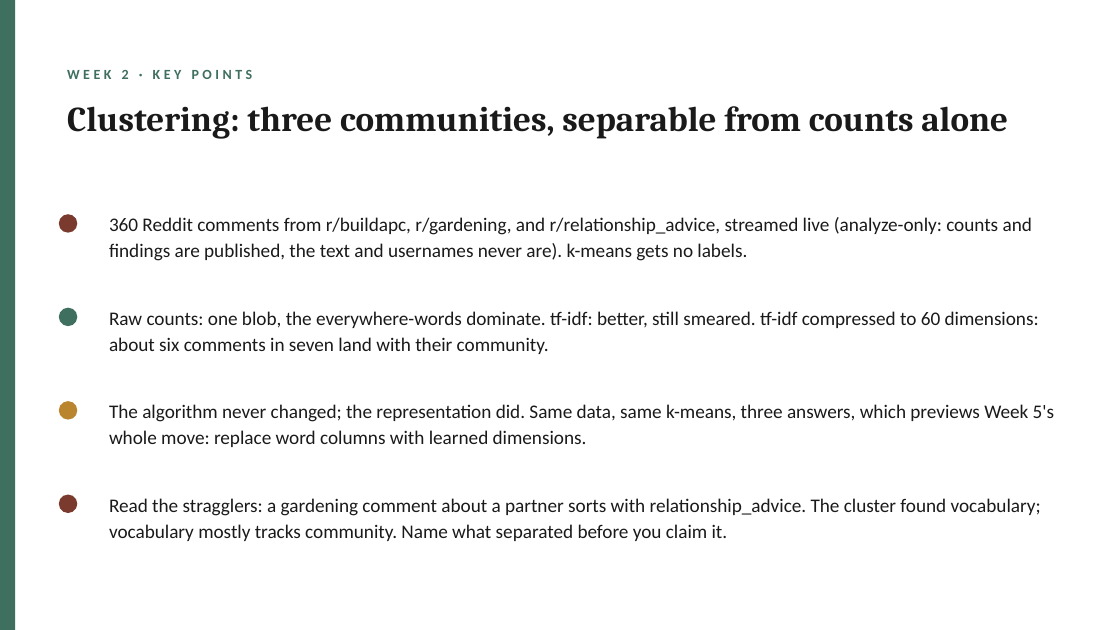
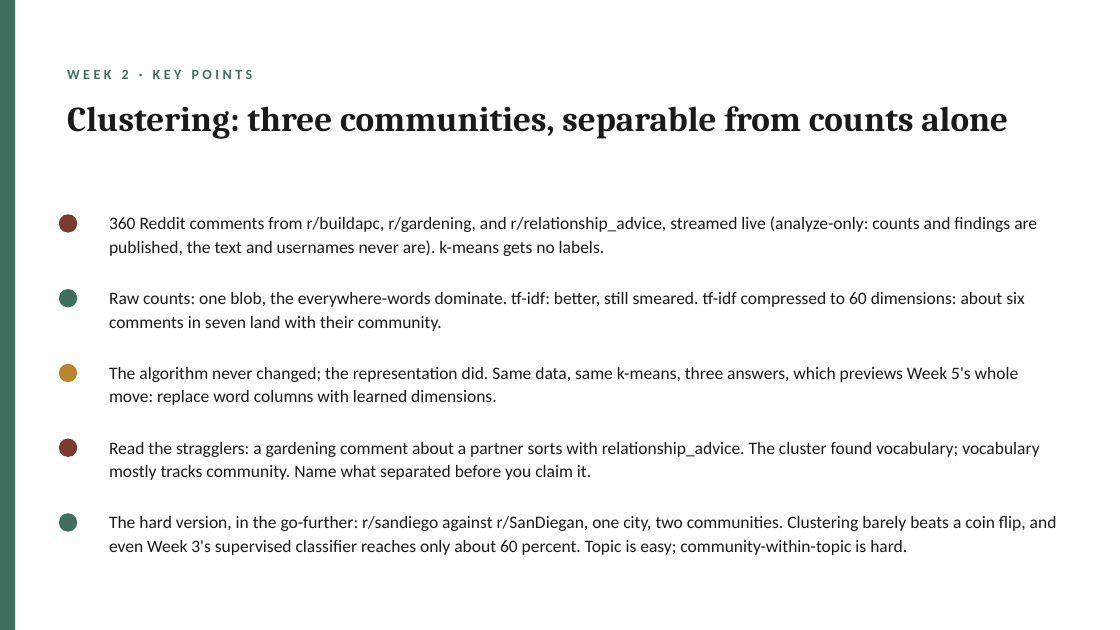
Before and after one commit to lucianli123/culture-as-data-2026, a slide deck: slide 8 of slides/pptx/week-02.pptx. Drawn at 1120x630 pixels with LibreOffice and Linux fonts; fonts in the diff are those of the drawing. Boxes give left, top, right and bottom in pixels: in the first picture for what was removed or moved away, otherwise in the second. Text is boxed around its words. In the diff, an @@ line names an element or a change of style, - is before the commit and + after.

Commit message:
r/sandiego vs r/SanDiegan: Week 3 classifier default pair (Arctic Shift loader, 3-tier fallback); Week 2 hard-version clustering go-further

```diff
--- a/slides/pptx/week-02.pptx
+++ b/slides/pptx/week-02.pptx
@@ ellipse: place and size @@
-ellipse at <box>59,308,77,326</box>
+ellipse at <box>59,289,77,308</box>
@@ text "Raw counts: one blob, the ...": place and size @@
-text "Raw counts: one blob, the ..." at <box>109,311,1039,354</box>
+text "Raw counts: one blob, the ..." at <box>109,292,1024,331</box>
@@ text "The algorithm never changed; the ...": place and size @@
-text "The algorithm never changed; the ..." at <box>109,404,1054,447</box>
+text "The algorithm never changed; the ..." at <box>109,367,1019,405</box>
@@ ellipse: place and size @@
-ellipse at <box>59,402,77,420</box>
+ellipse at <box>59,364,77,382</box>
@@ ellipse: place and size @@
-ellipse at <box>59,495,77,513</box>
+ellipse at <box>59,439,77,457</box>
@@ size 16.5 to 15 pt in 4 elements at <box>109,216,1037,256</box>, <box>109,292,1024,331</box>, <box>109,367,1019,405</box>, <box>109,442,1039,480</box> @@
@@ text "Read the stragglers: a gardening ...": place and size @@
-text "Read the stragglers: a gardening ..." at <box>109,498,1041,541</box>
+text "Read the stragglers: a gardening ..." at <box>109,442,1039,480</box>
@@ ellipse added at <box>59,513,77,532</box>, fill #3F6F5F @@
@@ text added at <box>109,516,1057,555</box>, 15 pt, text #1A1A1A @@
+The hard version, in the go-further: r/sandiego against r/SanDiegan, one city, two communities. Clustering barely beats a coin flip, and even Week 3's supervised classifier reaches only about 60 percent. Topic is easy; community-within-topic is hard.
```
Also in this commit, not shown: 16 other files.
